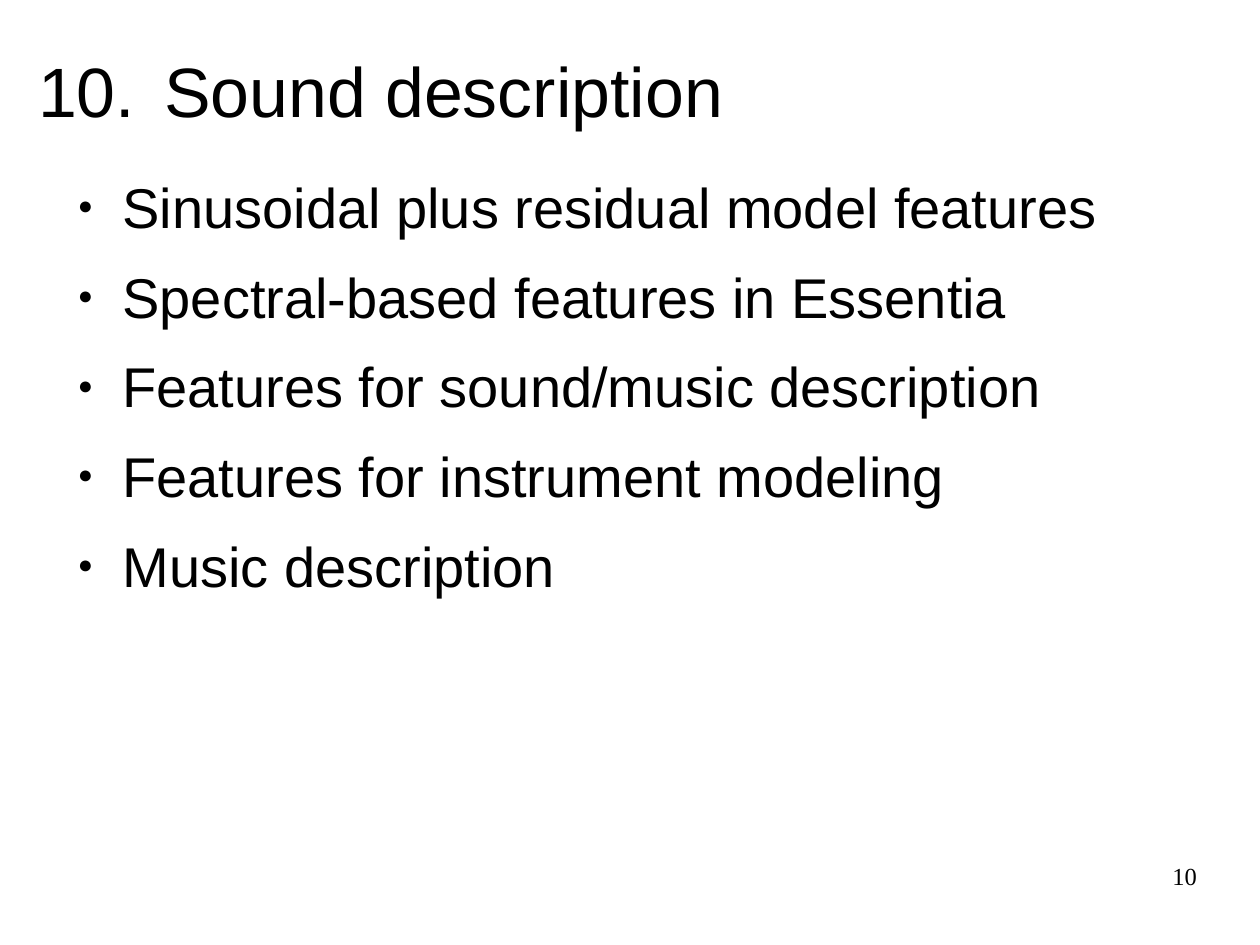
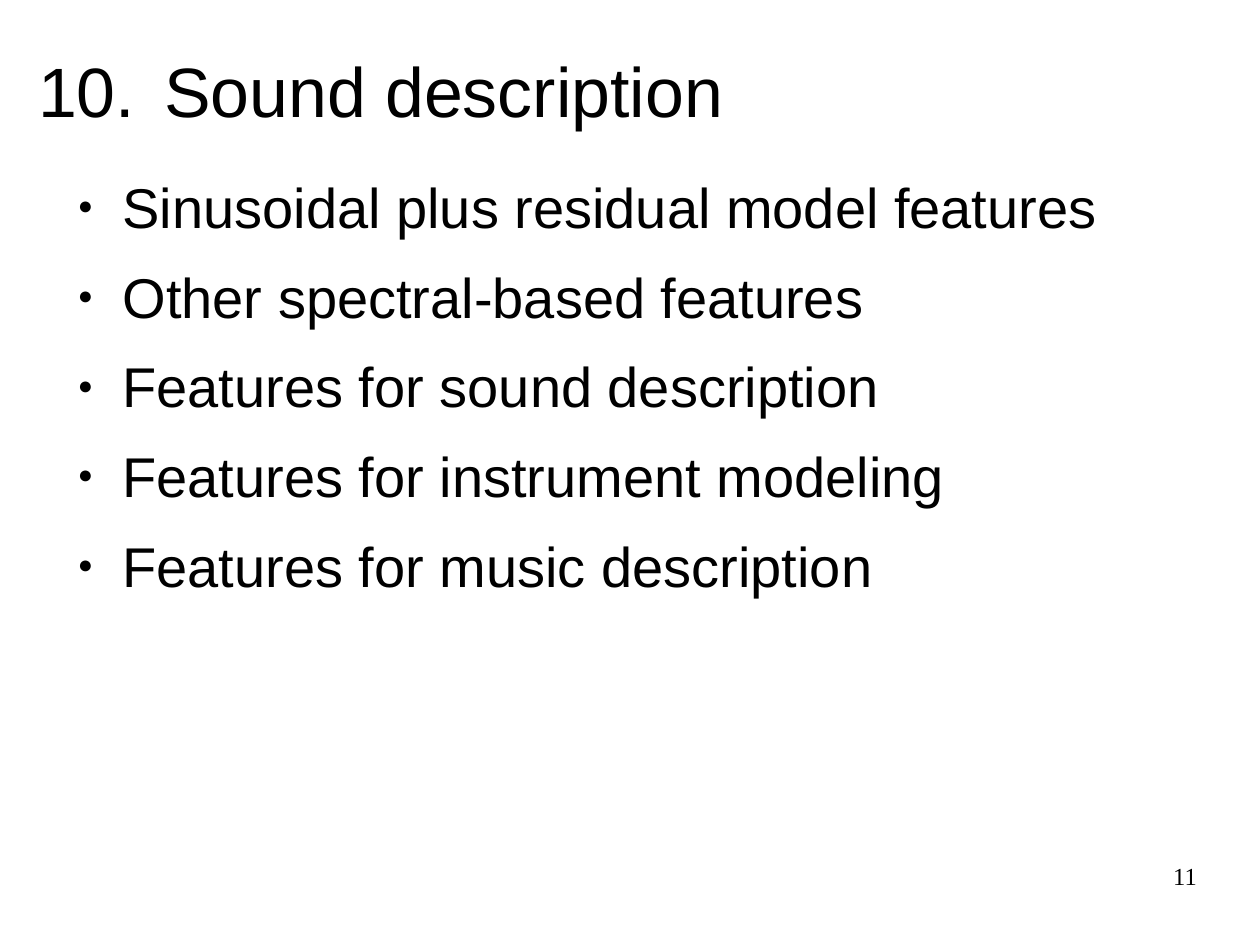
Before and after one commit to MTG/sms-tools, a slide deck: slide 11 of lectures/1-Introduction/Course-outline.odp (slide 10 before the commit). Drawn at 1260x945 pixels with LibreOffice and Linux fonts; fonts in the diff are those of the drawing. Boxes give left, top, right and bottom in pixels: in the first picture for what was removed or moved away, otherwise in the second. Text is boxed around its words. In the diff, an @@ line names an element or a change of style, - is before the commit and + after.

```diff
--- a/lectures/1-Introduction/Course-outline.odp
+++ b/lectures/1-Introduction/Course-outline.odp
@@ text at (123,277,879,418): text changed @@
-● Spectral-based features in Essentia
-● Features for sound/music description
+● Other spectral-based features
+● Features for sound description
@@ text at (123,546,872,598): text changed @@
-● Music description
+● Features for music description
@@ page number at (1173,869,1197,885): text changed @@
-10
+11
```
Also in this commit, not shown: 1 other slide changed, 2 slides added, 10 other files.
